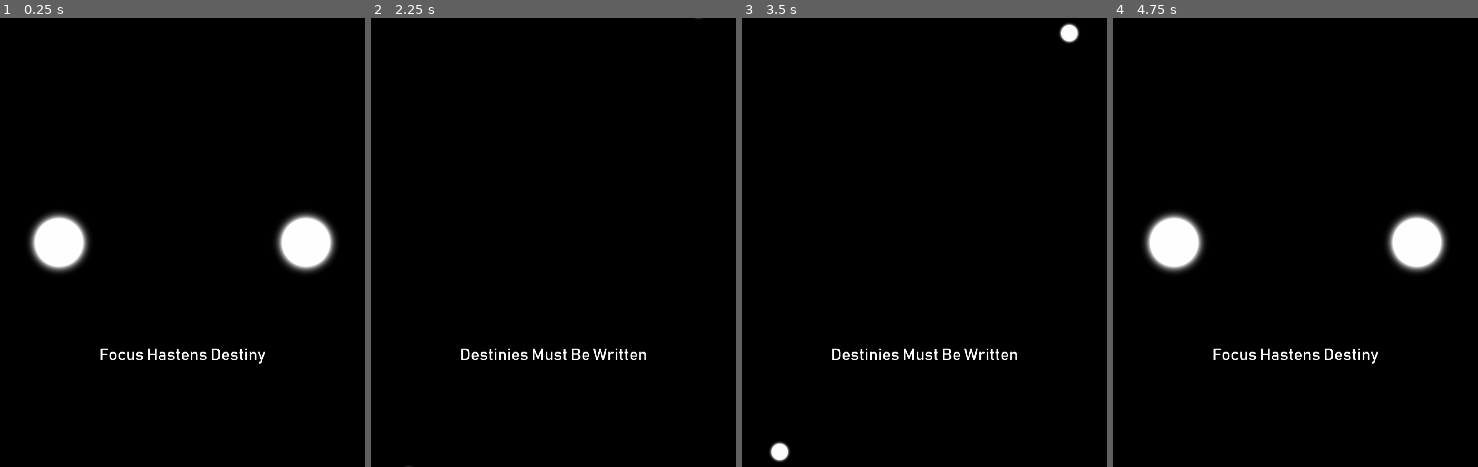
Above: before the commit, frames 1-4 (left to right).
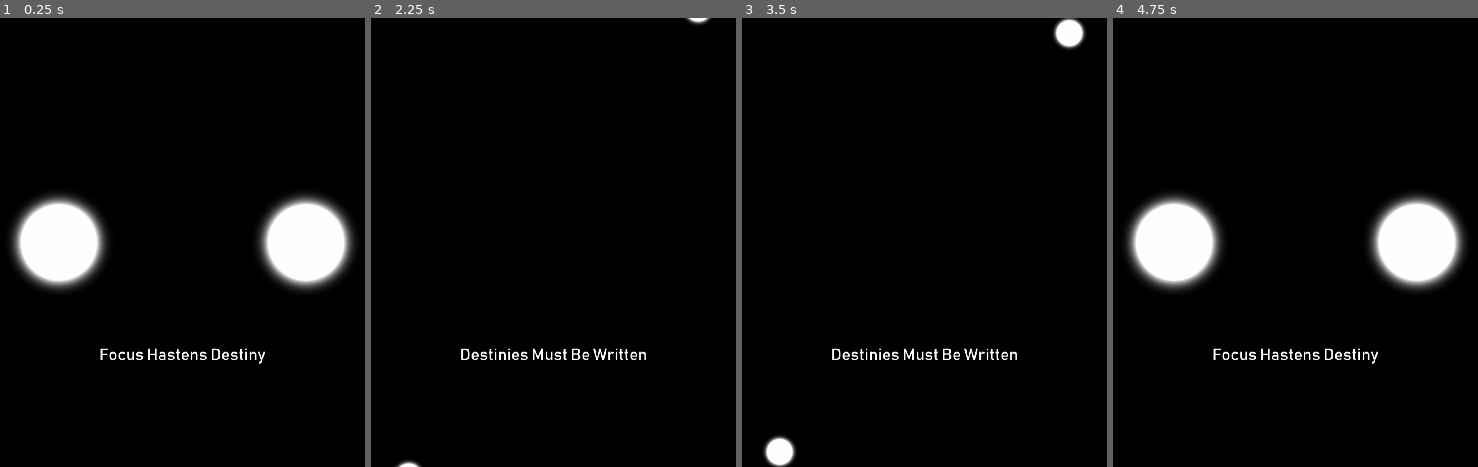
Above: after the commit, the same moments.

Repository: Dark-Gran/Spirit-Circles
Game: Godot game, scene res://src/Main.tscn
The game is run twice, just before and just after one commit, with the same random seed, the same clock (stepped at 60 frames per second) and the same inputs.
Inputs (mouse positions are in pixels of both pictures, inside the frame that each line leads up to):
- Up to frame 1 (0.25 s): no input
- Up to frame 2 (2.25 s): move the mouse to (728, 220) at 0.52 s; hold Right (ui_right) 0.53-1.28 s; tap Space (ui_accept) at 0.77, 1.52 s; move the mouse to (392, 264) at 1.27 s; hold Left (ui_left) 1.28-2.03 s; move the mouse to (633, 143) at 2.02 s; hold Right (ui_right) from 2.03 s (still down)
- Up to frame 3 (3.5 s): keep holding Right (ui_right); move the mouse to (884, 332) at 2.77 s; tap Space (ui_accept) at 3.02 s
- Up to frame 4 (4.75 s): move the mouse to (outside the picture) at 3.52 s; release Right (ui_right) at 3.53 s; hold Left (ui_left) from 3.53 s (still down); tap Space (ui_accept) at 3.77, 4.52 s; move the mouse to (outside the picture) at 4.27 s

The runs differ from the first frame. In frame 1, 6.9% of the frame differs, in the area x 2-98%, y 39-61%; in frame 2, 0.2%; in frame 3, 0.8%; in frame 4, 6.9%, in the area x 3-97%, y 39-61%.

Commit message:
blur shader fix + circle size

Diff:
--- a/assets/circle_shader.gdshader
+++ b/assets/circle_shader.gdshader
@@ -10,7 +10,12 @@
 void fragment() {
 	COLOR = texture(TEXTURE, UV);
 	if (pow(UV.x - center.x, 2) + pow(UV.y - center.y, 2) > pow(gradient_start, 2)) {
-		float dist = sqrt(pow(center.x-UV.x, 2)+pow(center.y-UV.y, 2))-gradient_start;
-		COLOR.a *= pow(1.0-dist*blur, ramp_factor);
+		float d = sqrt(pow(center.x-UV.x, 2)+pow(center.y-UV.y, 2))-gradient_start;
+		float alpha_change = pow(1.0-d*blur, ramp_factor);
+		if (alpha_change > 0.0) {
+			COLOR.a *= alpha_change;
+		} else {
+			COLOR.a = 0.0;
+		}
 	}
 }
--- a/src/world/Circle.gd
+++ b/src/world/Circle.gd
@@ -34,6 +34,8 @@
 const SPLIT_PART_ANGLE = 20 # see split()
 const STUCK_CAP = 3 # see process() "Stuck"
 
+var default_sprite_scale # taken directly from sprite
+
 export (ColorType) var color_type = ColorType.WHITE
 export (int) var angle = 0
 export (float) var size = 1
@@ -76,6 +78,7 @@
 	if size < color_info.get("lowest_power"):
 		size = color_info.get("lowest_power")
 	$Sprite.modulate = color_info.get("color")
+	default_sprite_scale = $Sprite.scale
 	refresh()
 
 func _physics_process(delta):
@@ -361,7 +364,7 @@
 func refresh_size():
 	var s = float(size)/PI
 	var new_scale = Vector2(s, s)
-	$Sprite.scale = new_scale * 0.058 # taken from directly from circles Sprite, depends on texture size (to be changed?)
+	$Sprite.scale = new_scale * default_sprite_scale
 	$Particles2D.scale = new_scale
 	$CollisionShape2D.scale = new_scale
 	$StuckDetector.scale = new_scale
--- a/src/world/Circle.tscn
+++ b/src/world/Circle.tscn
@@ -36,7 +36,7 @@
 
 [node name="Sprite" type="Sprite" parent="."]
 material = SubResource( 1 )
-scale = Vector2( 0.058, 0.058 )
+scale = Vector2( 0.092, 0.092 )
 texture = ExtResource( 2 )
 
 [node name="Particles2D" type="Particles2D" parent="."]
@@ -48,7 +48,6 @@
 process_material = SubResource( 4 )
 
 [node name="CollisionShape2D" type="CollisionShape2D" parent="."]
-visible = false
 shape = SubResource( 5 )
 
 [node name="RayCastA" type="RayCast2D" parent="."]
